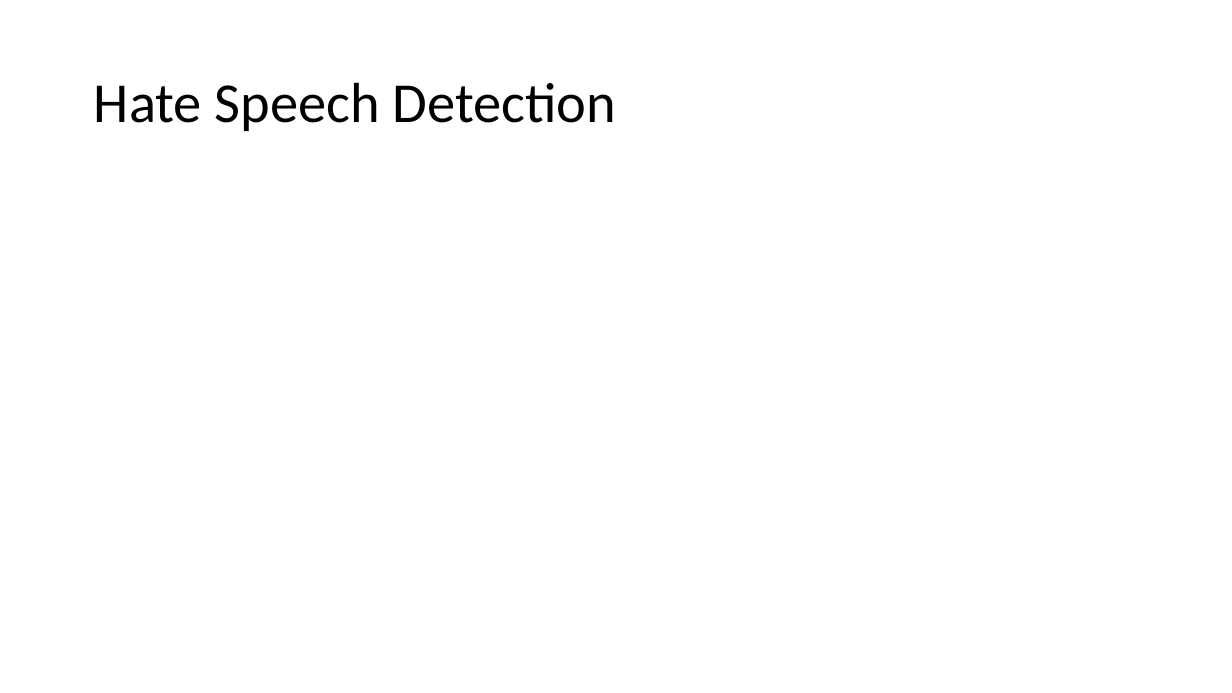
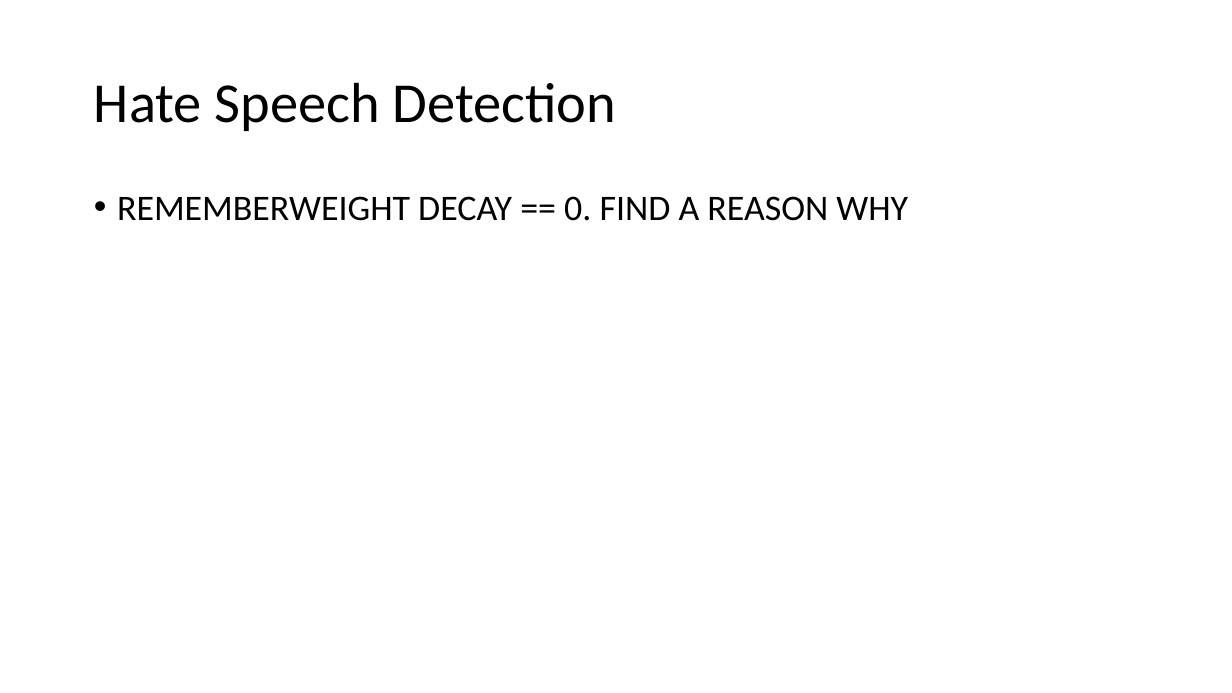
Before and after one commit to JeetendraJoshi/final_year_project, a slide deck: slide 3 of FYP Presentation.pptx. Drawn at 1232x693 pixels with LibreOffice and Linux fonts; fonts in the diff are those of the drawing. Boxes give left, top, right and bottom in pixels: in the first picture for what was removed or moved away, otherwise in the second. Text is boxed around its words. In the diff, an @@ line names an element or a change of style, - is before the commit and + after.

```diff
--- a/FYP Presentation.pptx
+++ b/FYP Presentation.pptx
@@ text added at [117,196,908,221], 28 pt, text #000000 @@
+• REMEMBERWEIGHT DECAY == 0. FIND A REASON WHY
```
Also in this commit, not shown: 2 other files.
